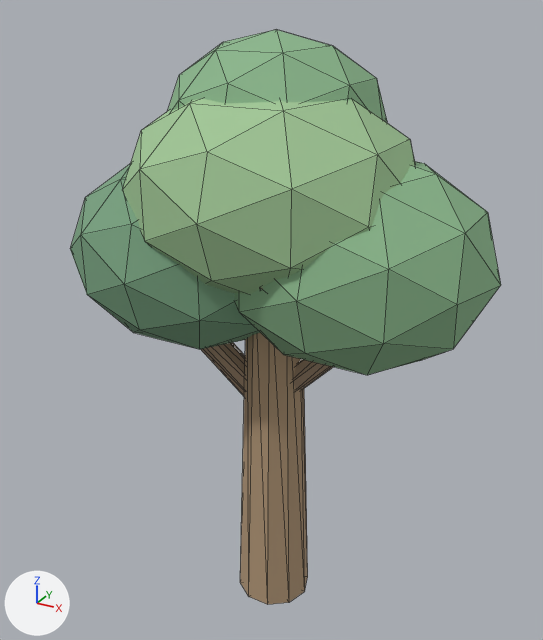
One commit to the glTF model public/assets/voxel/nature/production/tree-oak-a.glb: the scene before it, then after it.
Camera for both pictures: a 50 mm camera at (2.64, -4.85, 5.08) aimed at (-0.07, 0.08, 2.62). Arrows for +X, +Y and +Z are at lower left; the lights stay in place. The first picture is the older version. Mesh edges are drawn as thin lines. Where no turn or scale is listed for an object, it has been applied to the vertices.

Names of what the first picture shows: 'Branch_1', 'Branch_2', 'Canopy_1', 'Canopy_2', 'Canopy_3', 'Canopy_4', 'Trunk'.
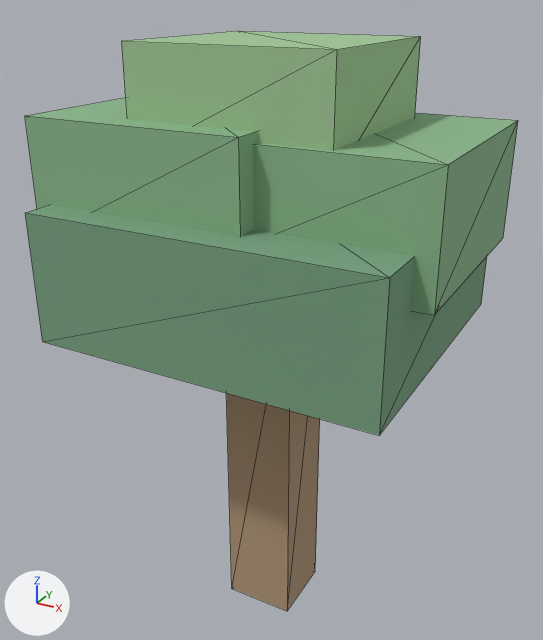
Not visible in the pictures: 'Branch_4'.

The change, as a list of edits to the scene's bpy script:
```text
Change mat_pb1_leafdark:
    mat_pb1_leafdark.roughness: 0.88 -> 0.9
Change mat_pb1_leafmid:
    mat_pb1_leafmid.roughness: 0.86 -> 0.88
Change mat_pb1_leaflight:
    mat_pb1_leaflight.roughness: 0.84 -> 0.86
Change me_trunk_mesh:
    used by ob_trunk; location = (0.0, 0.0, 0.0)
    remove me_trunk_mesh.from_pydata(...)  # 22 vertices, 40 faces; spans x -0.32..0.32, y -0.3..0.3, z 0.0..3.25
    add me_trunk_mesh.from_pydata(...)  # 8 vertices, 12 faces; spans x -0.29..0.29, y -0.29..0.29, z 0.0..3.2
    me_trunk_mesh part 1: the whole mesh is rebuilt
Add me_canopy_cap_mesh:
    me_canopy_cap_mesh.from_pydata(...)  # a box spanning x -0.78..0.78, y -0.69..0.79, z 3.99..4.77
    me_canopy_cap_mesh.materials.append(mat_pb1_leaflight)  # its picture is missing
Add me_canopy_right_mesh:
    me_canopy_right_mesh.from_pydata(...)  # a box spanning x -0.26..1.5, y -0.76..1.0, z 3.3..4.2
    me_canopy_right_mesh.materials.append(mat_pb1_leafmid)  # its picture is missing
Add me_canopy_left_mesh:
    me_canopy_left_mesh.from_pydata(...)  # a box spanning x -1.5..0.26, y -0.92..0.82, z 3.37..4.27
    me_canopy_left_mesh.materials.append(mat_pb1_leafmid)  # its picture is missing
Add me_canopy_base_mesh:
    me_canopy_base_mesh.from_pydata(...)  # a box spanning x -1.35..1.35, y -1.17..1.17, z 2.65..3.65
    me_canopy_base_mesh.materials.append(mat_pb1_leafdark)  # its picture is missing
Remove ob_branch_1:
    ob_branch_1 = bpy.data.objects.new('Branch_1', me_branch_1_mesh)
    ob_branch_1.location = (0.0, 0.0, 0.0)
Remove ob_branch_2:
    ob_branch_2 = bpy.data.objects.new('Branch_2', me_branch_2_mesh)
    ob_branch_2.location = (0.0, 0.0, 0.0)
Remove ob_branch_4:
    ob_branch_4 = bpy.data.objects.new('Branch_4', me_branch_4_mesh)
    ob_branch_4.location = (0.0, 0.0, 0.0)
Remove ob_canopy_1:
    ob_canopy_1 = bpy.data.objects.new('Canopy_1', me_canopy_1_mesh)
    ob_canopy_1.location = (0.0, 0.0, 0.0)
Remove ob_canopy_2:
    ob_canopy_2 = bpy.data.objects.new('Canopy_2', me_canopy_2_mesh)
    ob_canopy_2.location = (0.0, 0.0, 0.0)
Remove ob_canopy_3:
    ob_canopy_3 = bpy.data.objects.new('Canopy_3', me_canopy_3_mesh)
    ob_canopy_3.location = (0.0, 0.0, 0.0)
Remove ob_canopy_4:
    ob_canopy_4 = bpy.data.objects.new('Canopy_4', me_canopy_4_mesh)
    ob_canopy_4.location = (0.0, 0.0, 0.0)
Add ob_canopy_cap:
    ob_canopy_cap = bpy.data.objects.new('Canopy_Cap', me_canopy_cap_mesh)
    ob_canopy_cap.location = (0.0, 0.0, 0.0)
Add ob_canopy_right:
    ob_canopy_right = bpy.data.objects.new('Canopy_Right', me_canopy_right_mesh)
    ob_canopy_right.location = (0.0, 0.0, 0.0)
Add ob_canopy_left:
    ob_canopy_left = bpy.data.objects.new('Canopy_Left', me_canopy_left_mesh)
    ob_canopy_left.location = (0.0, 0.0, 0.0)
Add ob_canopy_base:
    ob_canopy_base = bpy.data.objects.new('Canopy_Base', me_canopy_base_mesh)
    ob_canopy_base.location = (0.0, 0.0, 0.0)
```

Where the change shows, as pixel boxes [x1, y1, x2, y2] in the pictures (543 x 640 px):
'Canopy_Base', added (green)
    after: [25, 205, 487, 435]
'Canopy_3', deleted (green)
    before: [122, 99, 415, 294]
'Canopy_Right', added (green)
    after: [253, 113, 518, 315]
'Canopy_2', deleted (green)
    before: [235, 161, 501, 375]
'Canopy_Cap', added (green)
    after: [122, 31, 421, 150]
'Canopy_Left', added (green)
    after: [25, 98, 258, 236]
'Trunk', reshaped
    before: [240, 332, 308, 604]
    after: [226, 393, 320, 611]
'Canopy_1', deleted (green)
    before: [70, 163, 260, 349]
'Canopy_4', deleted (green)
    before: [168, 30, 387, 122]
'Branch_1', deleted (brown)
    before: [201, 343, 245, 396]
'Branch_2', deleted (brown)
    before: [293, 359, 333, 391]
